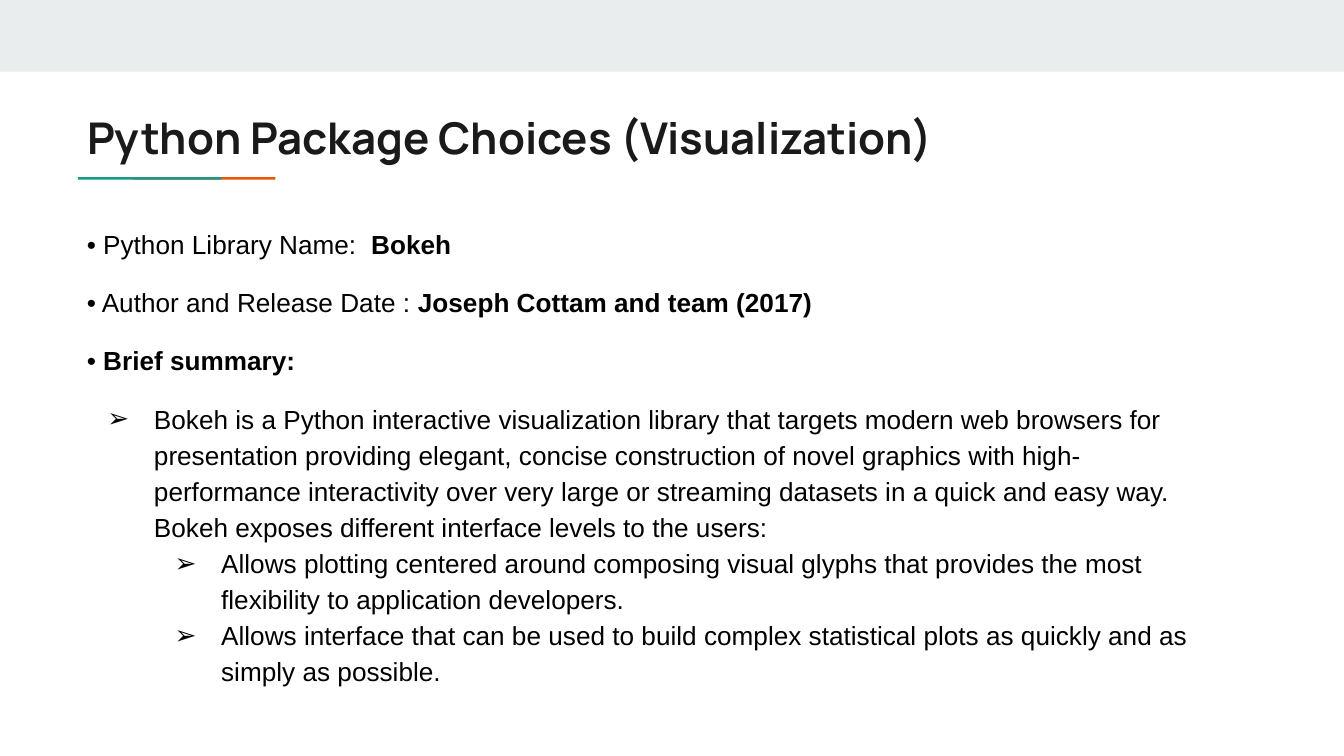
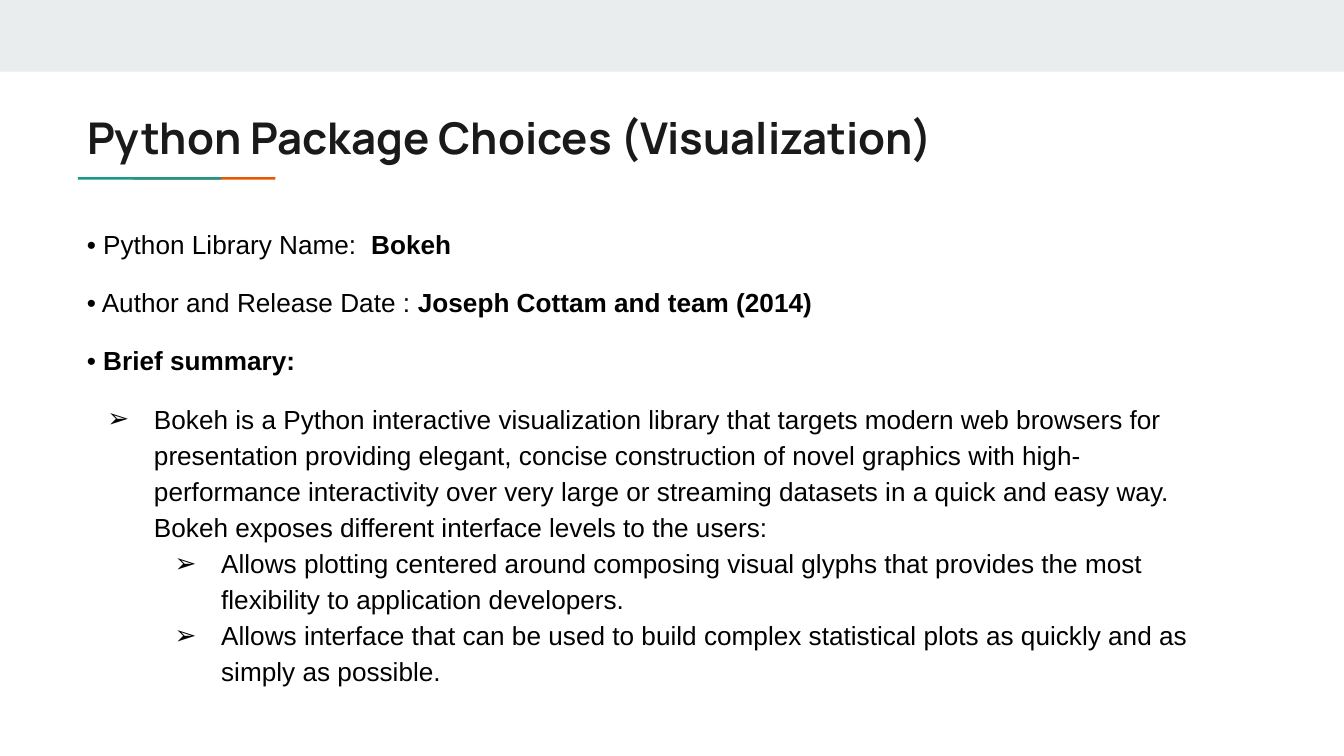
Before and after one commit to sagnikgh1899/FraudDetection, a slide deck: slide 10 of doc/Technology_Review_Medical_Provider_Fraud.pptx. Drawn at 1344x756 pixels with LibreOffice and Linux fonts; fonts in the diff are those of the drawing. Boxes give left, top, right and bottom in pixels: in the first picture for what was removed or moved away, otherwise in the second. Text is boxed around its words. In the diff, an @@ line names an element or a change of style, - is before the commit and + after.

```diff
--- a/doc/Technology_Review_Medical_Provider_Fraud.pptx
+++ b/doc/Technology_Review_Medical_Provider_Fraud.pptx
@@ text at (102, 293, 812, 318): text changed @@
-• Author and Release Date : Joseph Cottam and team (2017)
+• Author and Release Date : Joseph Cottam and team (2014)
```
Also in this commit, not shown: 10 other slides changed, 1 slide removed.
